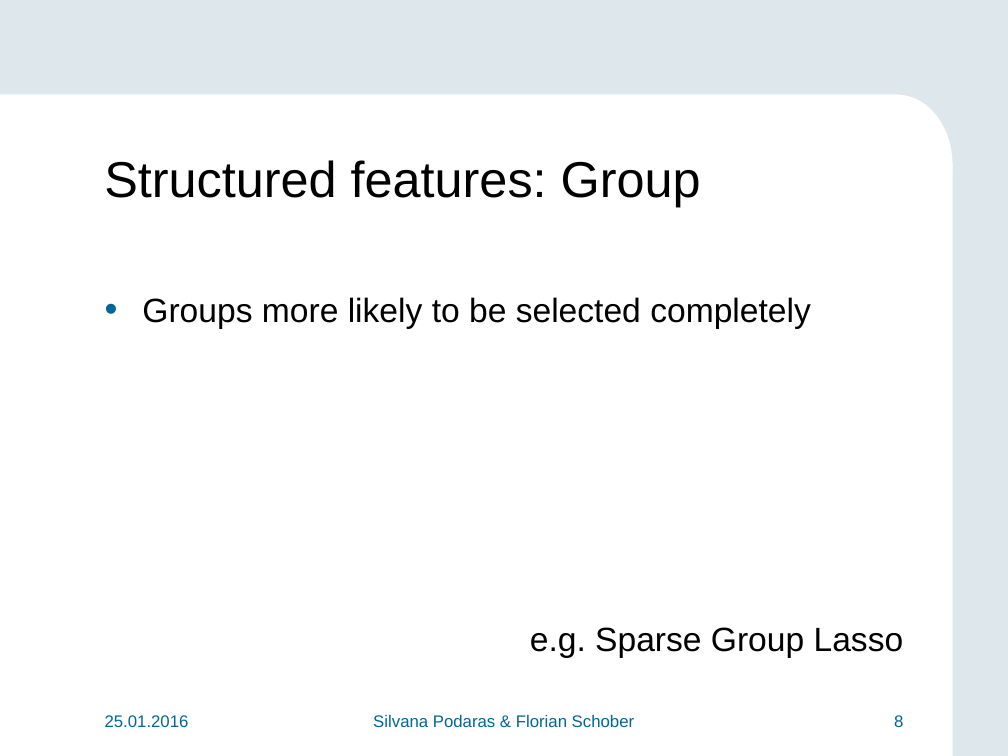
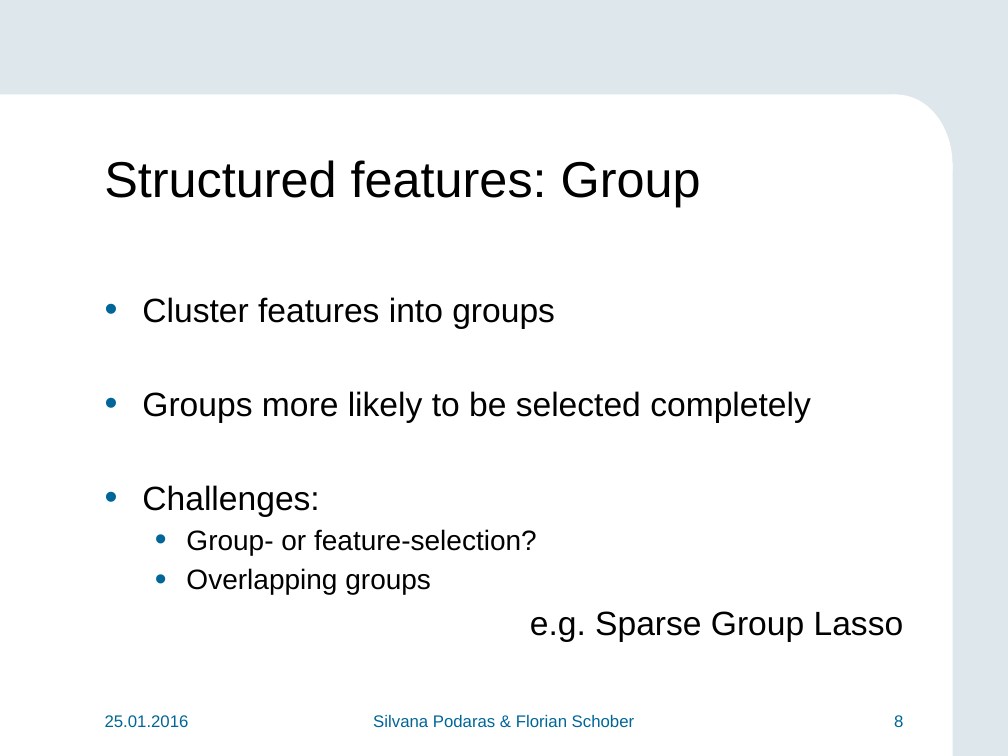
Before and after one commit to teretrus/VisSeminar, a slide deck: slide 8 of presentation/Flo.pptx. Drawn at 1008x756 pixels with LibreOffice and Linux fonts; fonts in the diff are those of the drawing; background and template pictures are left out. Boxes give left, top, right and bottom in pixels: in the first picture for what was removed or moved away, otherwise in the second. Text is boxed around its words. In the diff, an @@ line names an element or a change of style, - is before the commit and + after.

```diff
--- a/presentation/Flo.pptx
+++ b/presentation/Flo.pptx
@@ text at bbox=[142, 297, 555, 329]: paragraph added @@
+• Cluster features into groups
@@ text at bbox=[142, 485, 537, 594]: paragraphs added @@
+• Challenges:
+  • Group- or feature-selection?
+  • Overlapping groups
```
Also in this commit, not shown: 3 other slides changed, 1 slide added.
